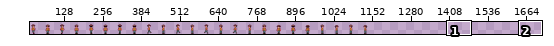
Two states of a sprite sheet, arts/player.png. Above, an overview of the earlier version with the close-up marked.
Close-up. First the earlier version:
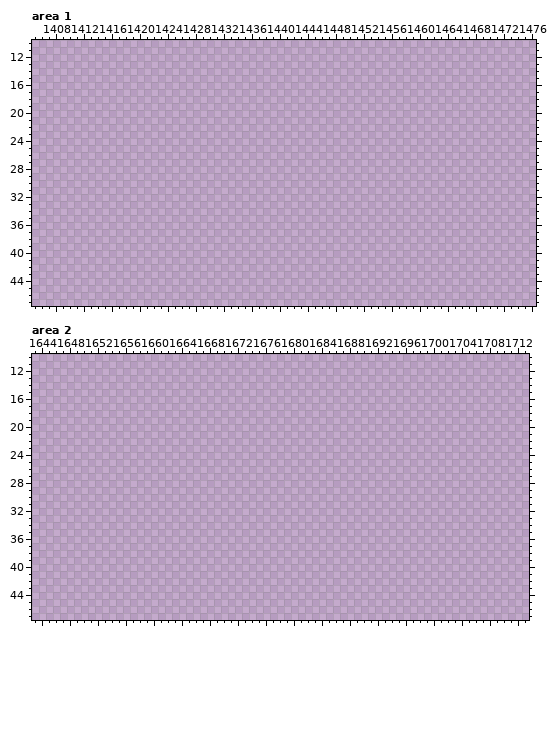
The file is 432x33 pixels. Shown: area 1: x 1405..1476, y 10..47; area 2: x 1643..1713, y 10..47. The old version is drawn lined up with the new one. The wide view leaves out empty margins. The commit also changed other parts of the picture, which this record leaves out.
After the commit:
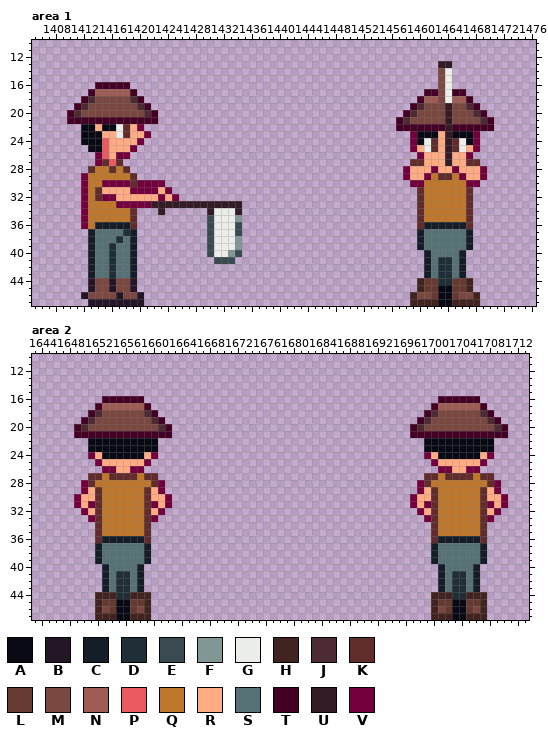
Palette (. is transparent): A #090a14  B #241527  C #151d28  D #202e37  E #394a50  F #819796  G #ebede9  H #41241f  J #4d2b32  K #602c2c  L #663931  M #7a4841  N #9d5d54  P #ea5b61  Q #be772b  R #ffab83  S #577277  T #440024  U #341c27  V #73003c
Change:
canvas 432x33 -> 1728x48; drawings rearranged on the sheet (the old picture shows each at its new place)
Changed rows in their new state; - is an unchanged pixel.
Area 1:
first column x 1410:
13 -----------------------------------------------------UU------
14 -----------------------------------------------------MG------
15 -----------------------------------------------------MG------
16 ----TTTTT--------------------------------------------MG------
17 ---TNNNNNT-----------------------------------------TTMGTT----
18 --TJMMMMMJT---------------------------------------TNNMGNNT---
19 -TJMMMMMMMJT-------------------------------------TJMMMUMMJT--
20 TJMMMMMMMMMJT-----------------------------------TJMMMMUMMMJT-
21 TTTTTTTTTTTTT----------------------------------TJMMMMMUMMMMJT
22 --AARAAGKRV------------------------------------TTTTTTTUTTTTTT
23 --AAARRGKRRV-------------------------------------VAAARUAAAV--
24 --AAAPRRRRV--------------------------------------VAGKRUKGAV--
25 ---AAPRRRV---------------------------------------VRGKRUKGRV--
26 ----VPRVV-----------------------------------------VRRRURRV---
27 ----VKPK-----------------------------------------KKRRRURRKK--
28 ---KQQKQK---------------------------------------VRRRVRRVRRRV-
29 --VQQQQQQK--------------------------------------VRRVQKKQVRRV-
30 --VQQVVVVKVVVV-----------------------------------VVQQQQQQVV--
31 --VQKRRRRVVVVRV-----------------------------------KQQQQQQK---
32 --VQKVVRRRRRRVRV----------------------------------KQQQQQQK---
33 --VQQQQVVVVVUUUUUUUUUUUUU-------------------------KQQQQQQK---
34 --VQQQQQQK---U------UGGGU-------------------------KQQQQQQK---
35 --VQQQQQQK----------EGGGF-------------------------KQQQQQQK---
36 --VQCCCCCK----------EGGGE-------------------------KCCCCCCK---
37 ---CSSSSDC----------EGGGE-------------------------CSSSSSSC---
38 ---CSSSDSC----------EGGGF-------------------------CSSSSSSC---
39 ---CSSDSSC----------EGGGF-------------------------CSSSSSSC---
40 ---CSSDSSC----------EGGFE--------------------------CSSSSC----
41 ---CSSDSSC-----------EEE---------------------------CSDDSC----
42 ---CSSDSSC-----------------------------------------CSDDSC----
43 ---CSSDSSC-----------------------------------------CSDDSC----
44 ---BMMBMMB----------------------------------------HLLDDLLH---
45 ---BMMBMMB----------------------------------------HLLAALLH---
46 --BMMMMBMMB--------------------------------------HMMLAALMMH--
47 ---BBBBBBBB--------------------------------------HHHHAAHHHH--
Area 2:
first column x 1649:
16 ----TTTTTT------------------------------------------TTTTTT----
17 ---TNNNNNNT----------------------------------------TNNNNNNT---
18 --TJMMMMMMJT--------------------------------------TJMMMMMMJT--
19 -TJMMMMMMMMJT------------------------------------TJMMMMMMMMJT-
20 TJMMMMMMMMMMJT----------------------------------TJMMMMMMMMMMJT
21 TTTTTTTTTTTTTT----------------------------------TTTTTTTTTTTTTT
22 --AAAAAAAAAA--------------------------------------AAAAAAAAAA--
23 --AAAAAAAAAA--------------------------------------AAAAAAAAAA--
24 --VRAAAAAARV--------------------------------------VRAAAAAARV--
25 ---VRRRRRRV----------------------------------------VRRRRRRV---
26 ----VVRRVV------------------------------------------VVRRVV----
27 --KKQKKKKQKK--------------------------------------KKQKKKKQKK--
28 -VKQQQQQQQQKV------------------------------------VKQQQQQQQQKV-
29 -VRKQQQQQQKRV------------------------------------VRKQQQQQQKRV-
30 VRRKQQQQQQKRRV----------------------------------VRRKQQQQQQKRRV
31 VRVKQQQQQQKVRV----------------------------------VRVKQQQQQQKVRV
32 -VRKQQQQQQKRV------------------------------------VRKQQQQQQKRV-
33 --VKQQQQQQKV--------------------------------------VKQQQQQQKV--
34 ---KQQQQQQK----------------------------------------KQQQQQQK---
35 ---KQQQQQQK----------------------------------------KQQQQQQK---
36 ---KCCCCCCK----------------------------------------KCCCCCCK---
37 ---CSSSSSSC----------------------------------------CSSSSSSC---
38 ---CSSSSSSC----------------------------------------CSSSSSSC---
39 ---CSSSSSSC----------------------------------------CSSSSSSC---
40 ----CSSSSC------------------------------------------CSSSSC----
41 ----CSDDSC------------------------------------------CSDDSC----
42 ----CSDDSC------------------------------------------CSDDSC----
43 ----CSDDSC------------------------------------------CSDDSC----
44 ---HHHDDHHH----------------------------------------HHHDDHHH---
45 ---HLLAALLH----------------------------------------HLLAALLH---
46 ---HMLAALMH----------------------------------------HMLAALMH---
47 ---HHHAAHHH----------------------------------------HHHAAHHH---
